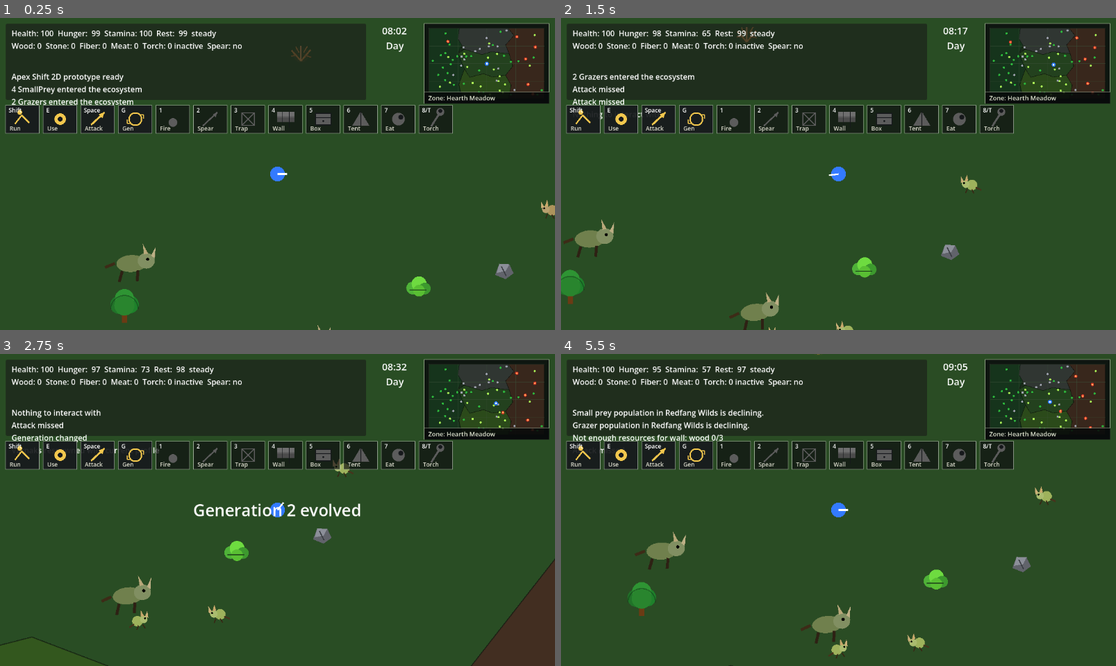
Above: before the commit, frames 1-4 (two rows, left to right).
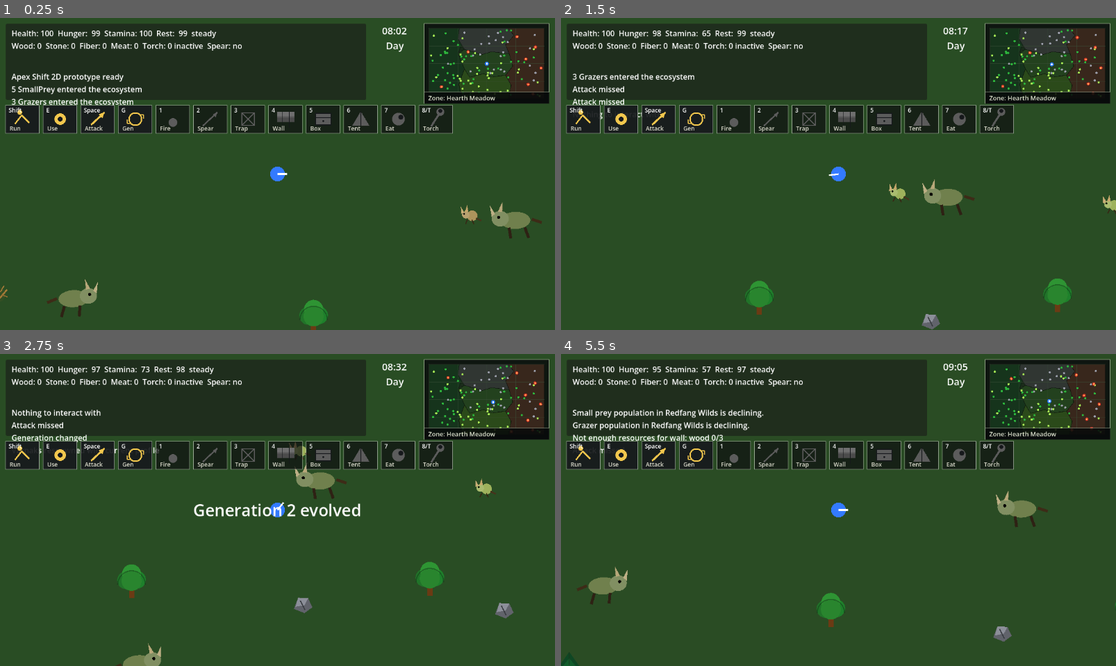
Above: after the commit, the same moments.

Repository: krisstoof/apex-shift-2d
Game: Godot game, scene res://scenes/main.tscn
The game is run twice, just before and just after one commit, with the same random seed, the same clock (stepped at 60 frames per second) and the same inputs.
Inputs (mouse positions are in pixels of both pictures, inside the frame that each line leads up to):
- Up to frame 1 (0.25 s): no input
- Up to frame 2 (1.5 s): tap Enter at 0.5 s; move the mouse to (960, 158) at 0.52 s; hold D (move_right) 0.53-1.28 s; hold Shift 0.53-1.28 s; click (960, 158) at 0.67 s; tap Space at 0.77 s; move the mouse to (727, 189) at 1.27 s; hold S (move_down) from 1.28 s (still down); tap E at 1.35 s
- Up to frame 3 (2.75 s): tap Space at 1.52 s; move the mouse to (333, 441) at 2.02 s; release S (move_down) at 2.03 s; hold D (move_right) from 2.03 s (still down); tap G at 2.1 s
- Up to frame 4 (5.5 s): move the mouse to (810, 572) at 2.77 s; release D (move_right) at 2.78 s; hold W (move_up) 2.78-3.53 s; tap 1 at 2.85 s; click (810, 572) at 2.92 s; tap Space at 3.02, 3.77, 4.52 s; move the mouse to (1005, 556) at 3.52 s; hold A (move_left) 3.53-5.03 s; tap 2 at 3.6 s; move the mouse to (672, 463) at 4.27 s; tap 3 at 4.35 s; move the mouse to (866, 510) at 5.02 s; hold S (move_down) from 5.03 s (still down); tap 4 at 5.1 s; click (866, 510) at 5.17 s

The runs differ from the first frame. In frame 1, 2.7% of the frame differs, in the area x 0-100%, y 3-100%; in frame 2, 3.2%; in frame 3, 5.6%; in frame 4, 3.3%.

Commit message:
feature/#67 Expand world size for ecosystem gameplay

Diff:
--- a/scripts/world/world.gd
+++ b/scripts/world/world.gd
@@ -7,19 +7,19 @@
 const WORLD_CONFIG := preload("res://scripts/world/world_config.gd")
 
 const SMALL_PREY_SPAWN_TICK_SECONDS := 4.0
-const SMALL_PREY_MAX_VISIBLE_COUNT := 8
-const SMALL_PREY_MAX_VISIBLE_PER_BIOME := 4
-const SMALL_PREY_VISIBLE_SPAWN_RADIUS := 560.0
-const SMALL_PREY_PLAYER_SAFE_DISTANCE := 180.0
-const SMALL_PREY_MIN_DISTANCE := 150.0
-const INITIAL_GRAZER_VISIBLE_COUNT := 2
-const GRAZER_VISIBLE_SPAWN_RADIUS := 700.0
-const GRAZER_PLAYER_SAFE_DISTANCE := 250.0
-const GRAZER_MIN_DISTANCE := 240.0
+const SMALL_PREY_MAX_VISIBLE_COUNT := 12
+const SMALL_PREY_MAX_VISIBLE_PER_BIOME := 5
+const SMALL_PREY_VISIBLE_SPAWN_RADIUS := 850.0
+const SMALL_PREY_PLAYER_SAFE_DISTANCE := 240.0
+const SMALL_PREY_MIN_DISTANCE := 190.0
+const INITIAL_GRAZER_VISIBLE_COUNT := 3
+const GRAZER_VISIBLE_SPAWN_RADIUS := 1000.0
+const GRAZER_PLAYER_SAFE_DISTANCE := 340.0
+const GRAZER_MIN_DISTANCE := 300.0
 const DEBUG_SMALL_PREY_VISIBLE_COUNT := 3
 const DEBUG_GRAZER_VISIBLE_COUNT := 2
-const DEBUG_SMALL_PREY_SPAWN_RADIUS := 130.0
-const DEBUG_GRAZER_SPAWN_RADIUS := 170.0
+const DEBUG_SMALL_PREY_SPAWN_RADIUS := 180.0
+const DEBUG_GRAZER_SPAWN_RADIUS := 240.0
 const BIOME_DEPLETED_TINT := Color(0.42, 0.33, 0.18)
 const PLANT_RESOURCE_KINDS := ["conifer_tree", "leafy_tree", "bush", "dry_bush"]
 
--- a/scripts/world/world_config.gd
+++ b/scripts/world/world_config.gd
@@ -1,23 +1,23 @@
 extends RefCounted
 class_name WorldConfig
 
-const WORLD_SCALE := 1.5
+const WORLD_SCALE := 2.2
 const BASE_WORLD_RECT := Rect2(-1440, -880, 2880, 1760)
 const WORLD_RECT := Rect2(BASE_WORLD_RECT.position * WORLD_SCALE, BASE_WORLD_RECT.size * WORLD_SCALE)
-const PLAYER_EDGE_PADDING := 30.0
+const PLAYER_EDGE_PADDING := 40.0
 
-const TREE_COUNT := 29
-const ROCK_COUNT := 14
-const BUSH_COUNT := 19
+const TREE_COUNT := 48
+const ROCK_COUNT := 24
+const BUSH_COUNT := 36
 
-const RESOURCE_SPAWN_MARGIN := 70.0
-const RESOURCE_MIN_DISTANCE := 70.0
-const RESOURCE_PLAYER_SAFE_DISTANCE := 180.0
-const RESOURCE_SPAWN_ATTEMPTS := 80
+const RESOURCE_SPAWN_MARGIN := 95.0
+const RESOURCE_MIN_DISTANCE := 90.0
+const RESOURCE_PLAYER_SAFE_DISTANCE := 260.0
+const RESOURCE_SPAWN_ATTEMPTS := 120
 
-const VARNAK_TARGET_COUNT := 6
-const VARNAK_PLAYER_SAFE_DISTANCE := 360.0
-const VARNAK_SPAWN_ATTEMPTS := 20
+const VARNAK_TARGET_COUNT := 8
+const VARNAK_PLAYER_SAFE_DISTANCE := 560.0
+const VARNAK_SPAWN_ATTEMPTS := 36
 const VARNAK_SPAWN_POINTS := [
 	Vector2(220, 0),
 	Vector2(-470, -300),
@@ -28,7 +28,13 @@
 	Vector2(980, -120),
 	Vector2(1220, -420),
 	Vector2(1160, 760),
-	Vector2(-1140, 580)
+	Vector2(-1140, 580),
+	Vector2(-1290, -120),
+	Vector2(-1040, 790),
+	Vector2(-240, -760),
+	Vector2(90, 700),
+	Vector2(620, 810),
+	Vector2(1360, 110)
 ]
 
 const BIOME_ZONES := [
Not shown, changed: new-tasks.md
